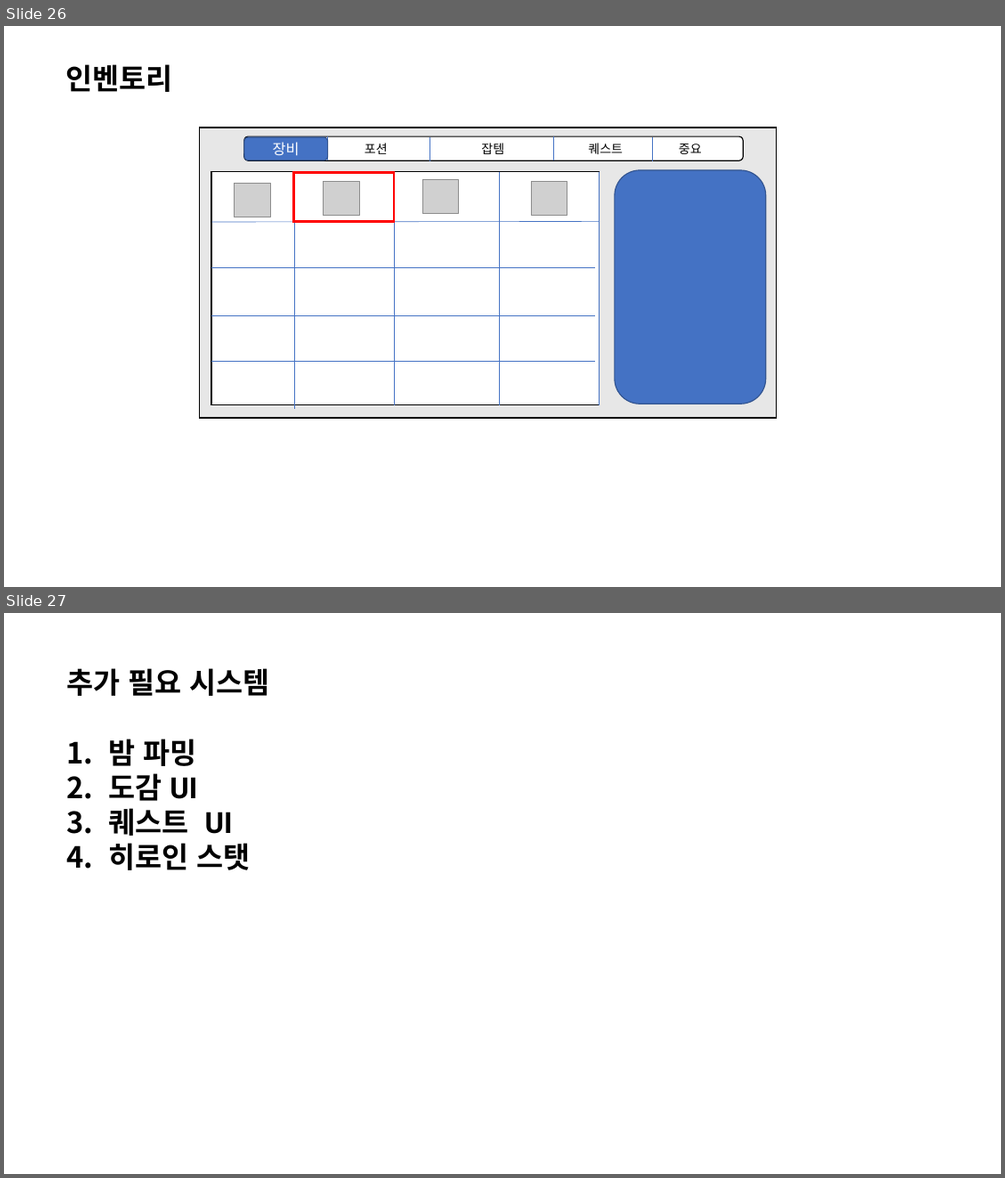
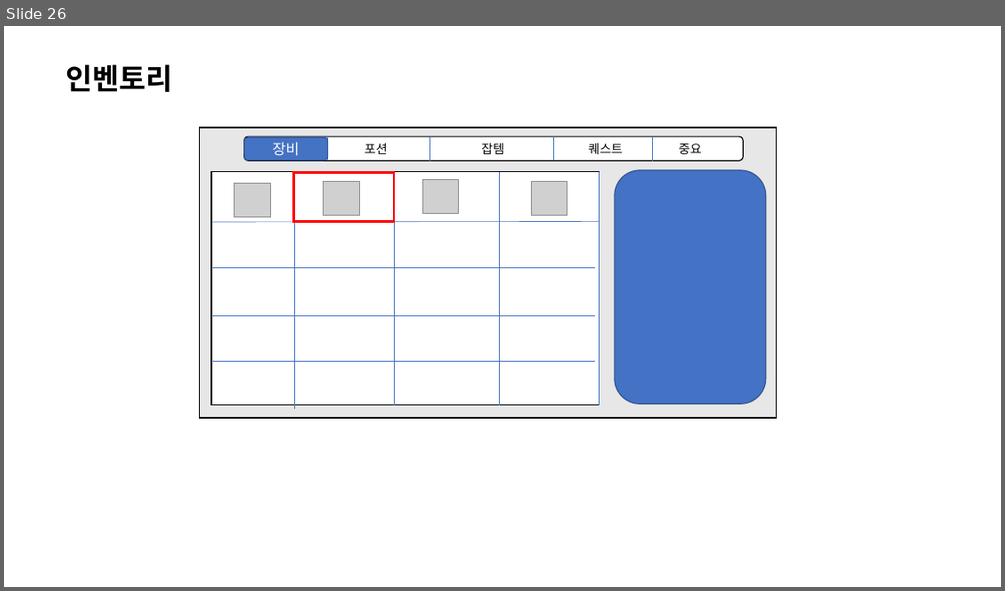
Before and after one commit to 223tt/Last-Night, a slide deck: UI/UI_시스템 기획서_V.1.1.2.pptx. Shown one above the other, each under a label of ours: slides 26 and 27 before the commit, slide 26 after it. The pictures are 1005x1178 and 1005x591 pixels, drawn with LibreOffice and Linux fonts; fonts in the diff are those of the drawing; grey boxes stand for pictures. Boxes give left, top, right and bottom in pixels: in the first picture for what was removed or moved away, otherwise in the second. Text is boxed around its words. In the diff, an @@ line names an element or a change of style, - is before the commit and + after.

```diff
--- a/UI/UI_시스템 기획서_V.1.1.2.pptx
+++ b/UI/UI_시스템 기획서_V.1.1.2.pptx
@@ slide 27 removed at [4, 613, 1001, 1174], background #FFFFFF @@
@@ text removed at [66, 668, 269, 870] @@
-추가 필요 시스템
-1. 밤 파밍
-2. 도감 UI
-3. 퀘스트 UI
-4. 히로인 스탯
```
